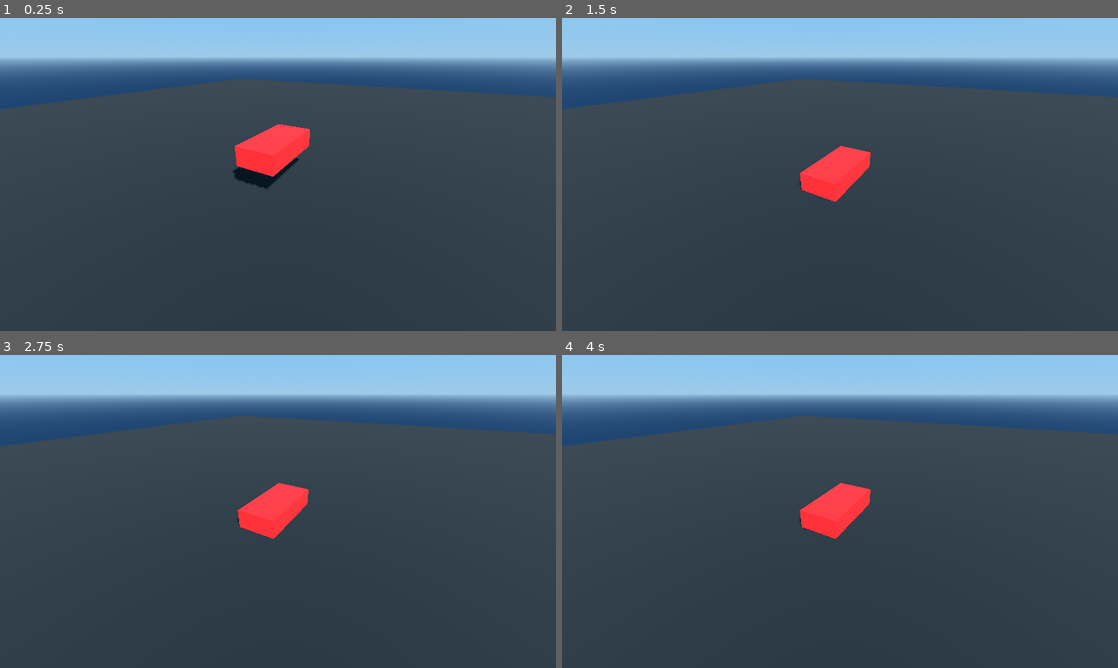
Above: before the commit, frames 1-4 (two rows, left to right).
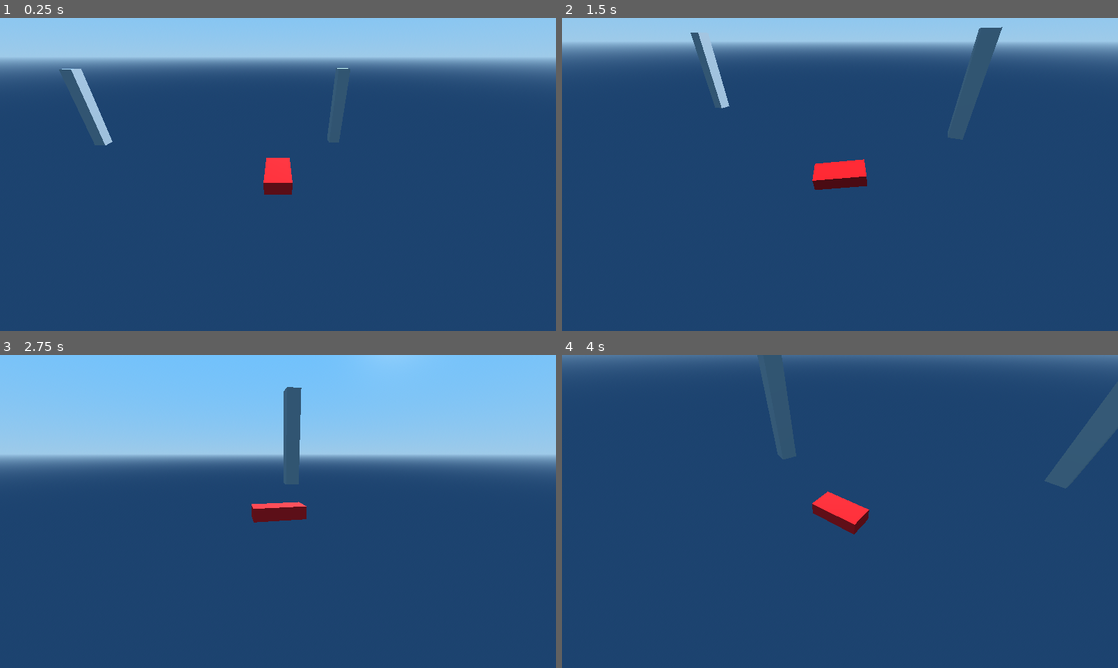
Above: after the commit, the same moments.

Repository: youssefevan/boat-game
Game: Godot game, scene res://scenes/test_scene_b.tscn
Same seed, same stepped clock (60 frames per second), same inputs: the game is played once before the commit and once after it. The project has no main scene, so this scene is started directly.
Inputs (mouse positions are in pixels of both pictures, inside the frame that each line leads up to):
- Up to frame 1 (0.25 s): no input
- Up to frame 2 (1.5 s): move the mouse to (962, 158) at 0.52 s; hold D (steer_right, bound only after the commit) 0.53-1.28 s; hold W (throttle, bound only after the commit) 0.53-1.28 s; move the mouse to (728, 190) at 1.27 s; hold A (steer_left, bound only after the commit) from 1.28 s (still down); tap W (throttle, bound only after the commit) at 1.35 s
- Up to frame 3 (2.75 s): move the mouse to (333, 442) at 2.02 s; release A (steer_left, bound only after the commit) at 2.03 s; hold D (steer_right, bound only after the commit) from 2.03 s (still down); hold W (throttle, bound only after the commit) from 2.03 s (still down)
- Up to frame 4 (4 s): move the mouse to (812, 574) at 2.77 s; release W (throttle, bound only after the commit) at 2.78 s; tap W (throttle, bound only after the commit) at 2.85 s; move the mouse to (1006, 558) at 3.52 s; release D (steer_right, bound only after the commit) at 3.53 s; hold A (steer_left, bound only after the commit) from 3.53 s (still down); hold W (throttle, bound only after the commit) from 3.53 s (still down)

The runs differ from the first frame. In frame 1, 77% of the frame differs, in the area x 0-100%, y 16-100%; in frame 2, 86%; in frame 3, 94%; in frame 4, 94%, in the area x 0-100%, y 0-100%.

Commit message:
Wave generation and (temp) boat controls

Diff:
--- a/boat-game/project.godot
+++ b/boat-game/project.godot
@@ -18,6 +18,32 @@
 
 window/stretch/mode="canvas_items"
 
+[input]
+
+throttle={
+"deadzone": 0.5,
+"events": [Object(InputEventKey,"resource_local_to_scene":false,"resource_name":"","device":-1,"window_id":0,"alt_pressed":false,"shift_pressed":false,"ctrl_pressed":false,"meta_pressed":false,"pressed":false,"keycode":0,"physical_keycode":87,"key_label":0,"unicode":119,"location":0,"echo":false,"script":null)
+, Object(InputEventKey,"resource_local_to_scene":false,"resource_name":"","device":-1,"window_id":0,"alt_pressed":false,"shift_pressed":false,"ctrl_pressed":false,"meta_pressed":false,"pressed":false,"keycode":0,"physical_keycode":4194320,"key_label":0,"unicode":0,"location":0,"echo":false,"script":null)
+]
+}
+steer_left={
+"deadzone": 0.5,
+"events": [Object(InputEventKey,"resource_local_to_scene":false,"resource_name":"","device":-1,"window_id":0,"alt_pressed":false,"shift_pressed":false,"ctrl_pressed":false,"meta_pressed":false,"pressed":false,"keycode":0,"physical_keycode":65,"key_label":0,"unicode":97,"location":0,"echo":false,"script":null)
+, Object(InputEventKey,"resource_local_to_scene":false,"resource_name":"","device":-1,"window_id":0,"alt_pressed":false,"shift_pressed":false,"ctrl_pressed":false,"meta_pressed":false,"pressed":false,"keycode":0,"physical_keycode":4194319,"key_label":0,"unicode":0,"location":0,"echo":false,"script":null)
+]
+}
+steer_right={
+"deadzone": 0.5,
+"events": [Object(InputEventKey,"resource_local_to_scene":false,"resource_name":"","device":-1,"window_id":0,"alt_pressed":false,"shift_pressed":false,"ctrl_pressed":false,"meta_pressed":false,"pressed":false,"keycode":0,"physical_keycode":68,"key_label":0,"unicode":100,"location":0,"echo":false,"script":null)
+, Object(InputEventKey,"resource_local_to_scene":false,"resource_name":"","device":-1,"window_id":0,"alt_pressed":false,"shift_pressed":false,"ctrl_pressed":false,"meta_pressed":false,"pressed":false,"keycode":0,"physical_keycode":4194321,"key_label":0,"unicode":0,"location":0,"echo":false,"script":null)
+]
+}
+esc={
+"deadzone": 0.5,
+"events": [Object(InputEventKey,"resource_local_to_scene":false,"resource_name":"","device":-1,"window_id":0,"alt_pressed":false,"shift_pressed":false,"ctrl_pressed":false,"meta_pressed":false,"pressed":false,"keycode":0,"physical_keycode":4194305,"key_label":0,"unicode":0,"location":0,"echo":false,"script":null)
+]
+}
+
 [rendering]
 
 renderer/rendering_method="gl_compatibility"
--- /dev/null
+++ b/boat-game/scenes/boat.tscn
@@ -0,0 +1,45 @@
+[gd_scene load_steps=6 format=3 uid="uid://cspge00jacd8n"]
+
+[ext_resource type="Script" path="res://scripts/boat.gd" id="1_r4yce"]
+[ext_resource type="Script" path="res://scripts/camera_spring.gd" id="2_3kmy5"]
+
+[sub_resource type="StandardMaterial3D" id="StandardMaterial3D_u0t4c"]
+albedo_color = Color(1, 0, 0, 1)
+
+[sub_resource type="BoxMesh" id="BoxMesh_vhhnh"]
+size = Vector3(1, 0.5, 2)
+
+[sub_resource type="BoxShape3D" id="BoxShape3D_3luoe"]
+size = Vector3(1, 0.5, 2)
+
+[node name="Boat" type="RigidBody3D"]
+collision_layer = 2
+script = ExtResource("1_r4yce")
+
+[node name="Mesh" type="MeshInstance3D" parent="."]
+material_override = SubResource("StandardMaterial3D_u0t4c")
+mesh = SubResource("BoxMesh_vhhnh")
+
+[node name="Collider" type="CollisionShape3D" parent="."]
+shape = SubResource("BoxShape3D_3luoe")
+
+[node name="BuoyancyPoints" type="Node3D" parent="."]
+
+[node name="Top" type="Node3D" parent="BuoyancyPoints"]
+transform = Transform3D(1, 0, 0, 0, 1, 0, 0, 0, 1, 0, 0, -1)
+
+[node name="Right" type="Node3D" parent="BuoyancyPoints"]
+transform = Transform3D(1, 0, 0, 0, 1, 0, 0, 0, 1, 0.5, 0, 0)
+
+[node name="Left" type="Node3D" parent="BuoyancyPoints"]
+transform = Transform3D(1, 0, 0, 0, 1, 0, 0, 0, 1, -0.5, 0, 0)
+
+[node name="Bottom" type="Node3D" parent="BuoyancyPoints"]
+transform = Transform3D(1, 0, 0, 0, 1, 0, 0, 0, 1, 0, 0, 1)
+
+[node name="CameraSpring" type="SpringArm3D" parent="."]
+spring_length = 8.0
+margin = 0.5
+script = ExtResource("2_3kmy5")
+
+[node name="Camera" type="Camera3D" parent="CameraSpring"]
--- a/boat-game/scenes/test_scene_b.tscn
+++ b/boat-game/scenes/test_scene_b.tscn
@@ -1,6 +1,8 @@
-[gd_scene load_steps=9 format=3 uid="uid://beyvl5tiqgu48"]
+[gd_scene load_steps=13 format=3 uid="uid://beyvl5tiqgu48"]
 
-[ext_resource type="Script" path="res://scripts/boat.gd" id="1_0j4c0"]
+[ext_resource type="PackedScene" uid="uid://cspge00jacd8n" path="res://scenes/boat.tscn" id="1_8k87o"]
+[ext_resource type="Shader" path="res://shaders/water.gdshader" id="2_3ph4n"]
+[ext_resource type="Script" path="res://scripts/water.gd" id="3_ocac5"]
 
 [sub_resource type="ProceduralSkyMaterial" id="ProceduralSkyMaterial_hoagm"]
 sky_top_color = Color(0.411333, 0.752616, 1, 1)
@@ -17,17 +19,36 @@
 ambient_light_color = Color(0.160816, 0.16095, 0.415275, 1)
 ambient_light_energy = 3.0
 
-[sub_resource type="StandardMaterial3D" id="StandardMaterial3D_u0t4c"]
-albedo_color = Color(1, 0, 0, 1)
+[sub_resource type="BoxMesh" id="BoxMesh_pfixo"]
+size = Vector3(64, 1, 64)
+subdivide_width = 32
+subdivide_depth = 32
 
-[sub_resource type="BoxMesh" id="BoxMesh_ky4sw"]
-size = Vector3(1, 0.5, 2)
+[sub_resource type="FastNoiseLite" id="FastNoiseLite_0c3ao"]
 
-[sub_resource type="BoxShape3D" id="BoxShape3D_okwbq"]
-size = Vector3(1, 0.5, 2)
+[sub_resource type="NoiseTexture2D" id="NoiseTexture2D_sm7l1"]
+bump_strength = 18.5
+noise = SubResource("FastNoiseLite_0c3ao")
 
-[sub_resource type="StandardMaterial3D" id="StandardMaterial3D_o2khe"]
-albedo_color = Color(0, 0, 0, 1)
+[sub_resource type="FastNoiseLite" id="FastNoiseLite_gnxs5"]
+noise_type = 0
+frequency = 0.001
+
+[sub_resource type="NoiseTexture2D" id="NoiseTexture2D_aoqk7"]
+seamless = true
+seamless_blend_skirt = 0.5
+as_normal_map = true
+noise = SubResource("FastNoiseLite_gnxs5")
+
+[sub_resource type="ShaderMaterial" id="ShaderMaterial_5aok0"]
+render_priority = 0
+shader = ExtResource("2_3ph4n")
+shader_parameter/height_scale = 1.0
+shader_parameter/wave_speed = 1.0
+shader_parameter/wave_scale = 0.2
+shader_parameter/wave_time = 0.0
+shader_parameter/noise = SubResource("NoiseTexture2D_sm7l1")
+shader_parameter/normalmap = SubResource("NoiseTexture2D_aoqk7")
 
 [node name="TestSceneB" type="Node3D"]
 
@@ -35,50 +56,40 @@
 environment = SubResource("Environment_i0du5")
 
 [node name="DirectionalLight3D" type="DirectionalLight3D" parent="."]
-transform = Transform3D(-0.790333, -0.275502, 0.54724, 0.612646, -0.364354, 0.701363, 0.00616216, 0.889575, 0.456747, 0, 3.06511, 0)
-light_energy = 2.0
+transform = Transform3D(0.536744, -0.635676, 0.554817, -0.836848, -0.317172, 0.446191, -0.107661, -0.703788, -0.702204, 0, 3.06511, 0)
 shadow_enabled = true
 shadow_bias = 0.3
 
-[node name="Boat" type="RigidBody3D" parent="."]
-transform = Transform3D(1, 0, 0, 0, 1, 0, 0, 0, 1, 0, 1.71649, 0)
-script = ExtResource("1_0j4c0")
+[node name="Boat" parent="." instance=ExtResource("1_8k87o")]
+transform = Transform3D(1, 0, 0, 0, 1, 0, 0, 0, 1, 0, 3.305, 0)
+gravity = 20.0
 
-[node name="Mesh" type="MeshInstance3D" parent="Boat"]
-material_override = SubResource("StandardMaterial3D_u0t4c")
-mesh = SubResource("BoxMesh_ky4sw")
-
-[node name="Collider" type="CollisionShape3D" parent="Boat"]
-shape = SubResource("BoxShape3D_okwbq")
-
-[node name="PhysicsRays" type="Node3D" parent="Boat"]
-
-[node name="TopLeft" type="RayCast3D" parent="Boat/PhysicsRays"]
-transform = Transform3D(1, 0, 0, 0, 1, 0, 0, 0, 1, -0.5, 0, -1)
-target_position = Vector3(0, -0.5, 0)
-collision_mask = 2
-
-[node name="TopRight" type="RayCast3D" parent="Boat/PhysicsRays"]
-transform = Transform3D(1, 0, 0, 0, 1, 0, 0, 0, 1, 0.5, 0, -1)
-target_position = Vector3(0, -0.5, 0)
-collision_mask = 2
-
-[node name="BottomRight" type="RayCast3D" parent="Boat/PhysicsRays"]
-transform = Transform3D(1, 0, 0, 0, 1, 0, 0, 0, 1, 0.5, 0, 1)
-target_position = Vector3(0, -0.5, 0)
-collision_mask = 2
-
-[node name="BottomLeft" type="RayCast3D" parent="Boat/PhysicsRays"]
-transform = Transform3D(1, 0, 0, 0, 1, 0, 0, 0, 1, -0.5, 0, 1)
-target_position = Vector3(0, -0.5, 0)
-collision_mask = 2
-
-[node name="Camera3D" type="Camera3D" parent="."]
-transform = Transform3D(0.866025, -0.25, 0.433013, -2.98023e-08, 0.866025, 0.5, -0.5, -0.433013, 0.75, 2.47587, 3.41595, 4.20926)
+[node name="Water" type="CSGMesh3D" parent="."]
+mesh = SubResource("BoxMesh_pfixo")
+material = SubResource("ShaderMaterial_5aok0")
+script = ExtResource("3_ocac5")
 
 [node name="CSGBox3D" type="CSGBox3D" parent="."]
-material_override = SubResource("StandardMaterial3D_o2khe")
+transform = Transform3D(1, 0, 0, 0, 1, 0, 0, 0, 1, -9.09817, 2.81744, 13.4384)
 use_collision = true
-collision_layer = 3
-collision_mask = 3
-size = Vector3(39.408, 1, 45.7275)
+size = Vector3(1, 6.63489, 1)
+
+[node name="CSGBox3D2" type="CSGBox3D" parent="."]
+transform = Transform3D(1, 0, 0, 0, 1, 0, 0, 0, 1, 5.67543, 2.81744, -13.074)
+use_collision = true
+size = Vector3(1, 6.63489, 1)
+
+[node name="CSGBox3D3" type="CSGBox3D" parent="."]
+transform = Transform3D(1, 0, 0, 0, 1, 0, 0, 0, 1, 17.2562, 2.81744, -0.668401)
+use_collision = true
+size = Vector3(1, 6.63489, 1)
+
+[node name="CSGBox3D4" type="CSGBox3D" parent="."]
+transform = Transform3D(1, 0, 0, 0, 1, 0, 0, 0, 1, 9.99715, 2.81744, 20.4469)
+use_collision = true
+size = Vector3(1, 6.63489, 1)
+
+[node name="CSGBox3D5" type="CSGBox3D" parent="."]
+transform = Transform3D(1, 0, 0, 0, 1, 0, 0, 0, 1, -17.3812, 2.81744, -12.2422)
+use_collision = true
+size = Vector3(1, 6.63489, 1)
--- a/boat-game/scripts/boat.gd
+++ b/boat-game/scripts/boat.gd
@@ -1 +1,44 @@
 extends RigidBody3D
+
+@export var buoyancy := 1.0
+@export var gravity := 10.0
+
+@export var drag := 0.05
+@export var angular_drag := 0.05
+
+var water_height := 0.0
+
+var submerged := false
+
+func _physics_process(delta) -> void:
+	handle_controls()
+
+	for point in $BuoyancyPoints.get_children():
+		apply_buoyancy(delta, point.global_position)
+
+# Based on this video: https://www.youtube.com/watch?v=_R2KDcAp1YQ&t=227s
+func apply_buoyancy(delta, pos) -> void:
+	var depth = $"../Water".get_height(pos) - pos.y + 0.75
+	if depth > 0:
+		submerged = true
+		apply_force(Vector3.UP * buoyancy * gravity * depth, pos - global_position)
+	else:
+		submerged = false
+
+# based on this video: https://www.youtube.com/watch?v=_R2KDcAp1YQ&t=227s
+func _integrate_forces(state) -> void:
+	if submerged:
+		state.linear_velocity *= 1 - drag
+		state.angular_velocity *= 1 - angular_drag
+
+func handle_controls():
+	$CameraSpring.global_position = global_position
+
+	if Input.is_action_pressed("steer_right"):
+		apply_torque(transform.basis.y * -2)
+
+	if Input.is_action_pressed("steer_left"):
+		apply_torque(transform.basis.y * 2)
+
+	if Input.is_action_pressed("throttle"):
+		apply_central_force(transform.basis.z * -10)
--- /dev/null
+++ b/boat-game/scripts/camera_spring.gd
@@ -0,0 +1,19 @@
+extends SpringArm3D
+
+@export var sensitivity := 0.1
+
+func _ready():
+	Input.mouse_mode = Input.MOUSE_MODE_CAPTURED
+	top_level = true
+
+	rotation_degrees.x = -30.0
+
+func _unhandled_input(event) -> void:
+	if event is InputEventMouseMotion:
+		rotation_degrees.x -= event.relative.y * sensitivity
+		rotation_degrees.x = clamp(rotation_degrees.x, -90, 30)
+
+		rotation_degrees.y -= event.relative.x * sensitivity
+
+	if event.is_action_pressed("esc"):
+		Input.mouse_mode = Input.MOUSE_MODE_VISIBLE
--- /dev/null
+++ b/boat-game/scripts/water.gd
@@ -0,0 +1,26 @@
+extends CSGMesh3D
+
+# Based on this video: https://www.youtube.com/watch?v=_R2KDcAp1YQ&t=227s
+
+var wave_speed : float
+var wave_scale : float
+var height_scale : float
+var time : float
+var normal : Vector3
+
+func _ready():
+	wave_speed = material.get_shader_parameter("wave_speed")
+	wave_scale = material.get_shader_parameter("wave_scale")
+	height_scale = material.get_shader_parameter("height_scale")
+
+func _process(delta):
+	time += delta
+	material.set_shader_parameter("wave_time", time)
+
+func get_height(world_position : Vector3) -> float:
+	var x = world_position.x * wave_scale + (time * wave_speed)
+	var z = world_position.z * wave_scale + (time * wave_speed)
+
+	var y = (cos(x) * sin(z)) * height_scale
+
+	return global_position.y + y
--- /dev/null
+++ b/boat-game/shaders/water.gdshader
@@ -0,0 +1,35 @@
+shader_type spatial;
+render_mode specular_toon;
+
+uniform sampler2D noise;
+uniform sampler2D normalmap;
+
+uniform float height_scale = 1.0;
+uniform float wave_speed = 1.0;
+uniform float wave_scale = 0.2;
+uniform float wave_time = 0.0;
+
+varying vec2 tex_position;
+varying float theta;
+
+void vertex() {
+	theta += wave_speed * wave_time;
+
+	// apply height map to vertices
+	tex_position = VERTEX.xz/2.0 + 0.5 * TIME;
+	float height = cos(VERTEX.x * wave_scale + theta) * sin(VERTEX.z * wave_scale + theta);
+	VERTEX.y += height * height_scale;
+}
+
+void fragment() {
+	NORMAL_MAP = texture(normalmap, tex_position).xyz;
+	ROUGHNESS = 0.5;
+	ALBEDO = vec3(0, 0.5, 0.8);
+	RIM = 0.2;
+	ALPHA = 0.5;
+}
+
+//void light() {
+	// Called for every pixel for every light affecting the material.
+	// Uncomment to replace the default light processing function with this one.
+//}
